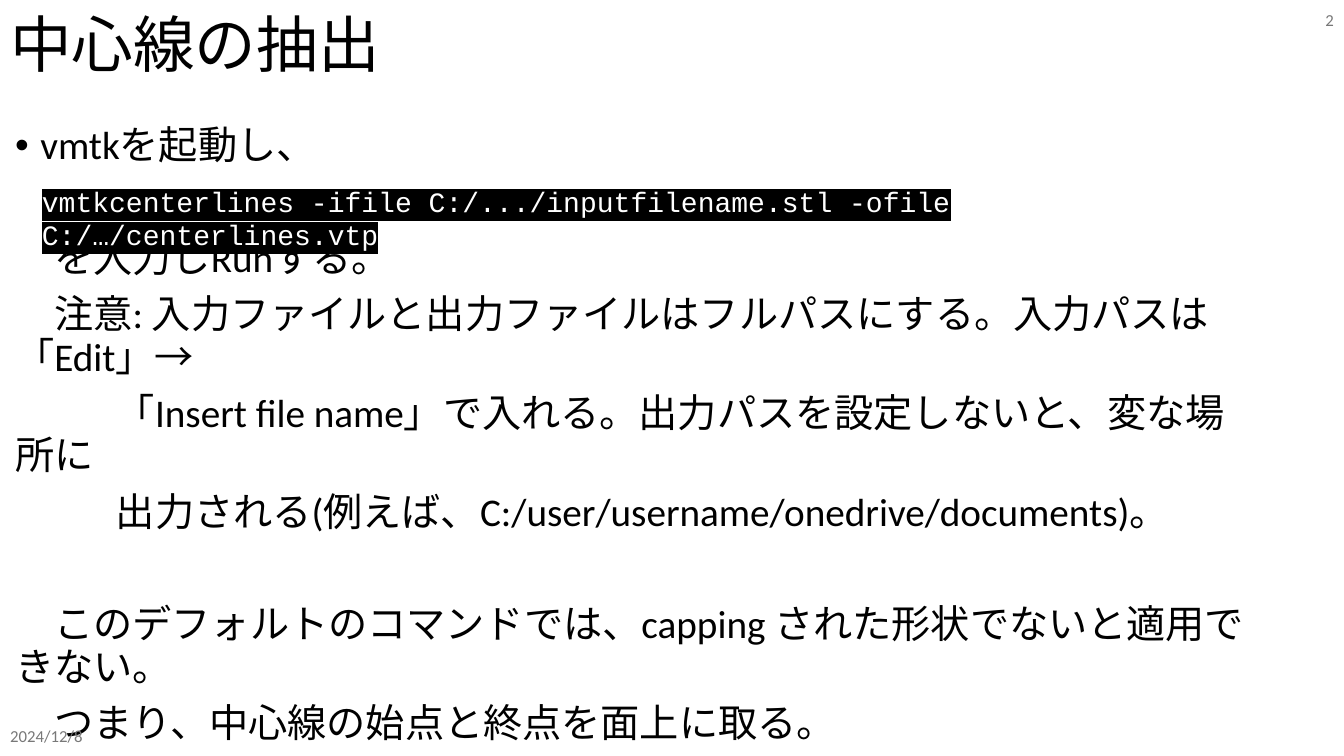
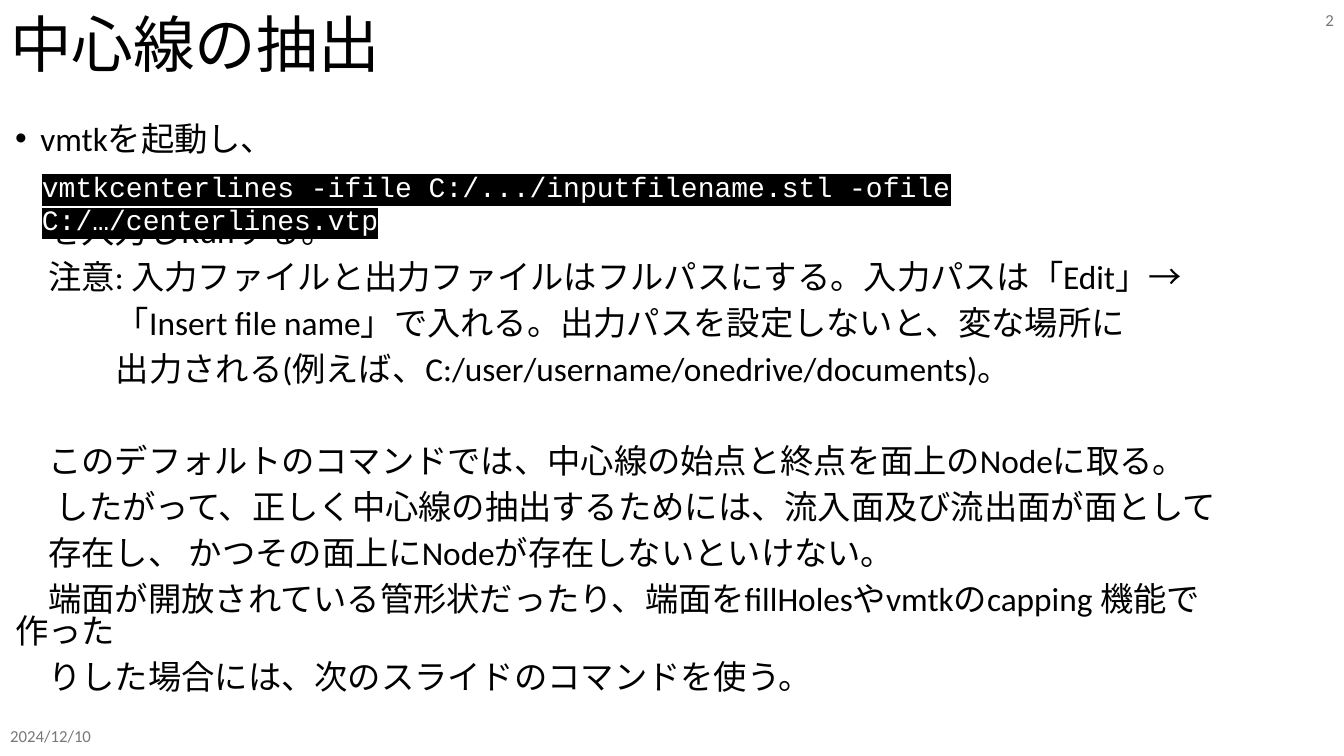
Before and after one commit to tailup7/howtoVM, a slide deck: slide 2 of extractCenterline/usage.pptx. Drawn at 1344x756 pixels with LibreOffice and Linux fonts; fonts in the diff are those of the drawing. Boxes give left, top, right and bottom in pixels: in the first picture for what was removed or moved away, otherwise in the second. Text is boxed around its words. In the diff, an @@ line names an element or a change of style, - is before the commit and + after.

```diff
--- a/extractCenterline/usage.pptx
+++ b/extractCenterline/usage.pptx
@@ text at (40, 124, 1181, 386): size 28 to 23.8 pt in "vmtkを起動し、", "を入力しRunする。", "注意: 入力ファイルと出力ファイルはフルパスにする。入力パスは「Edit」→", "「Insert file name」で入れる。出力パスを設定しないと、変な場所に" and 1 more places; line spacing 0.9 to 0.8 @@
@@ text "vmtkcenterlines -ifile C:/.../inputfilename.stl -ofile C:/…/ ...": place and size @@
-text "vmtkcenterlines -ifile C:/.../inputfilename.stl -ofile C:/…/ ..." at (42, 192, 950, 251)
+text "vmtkcenterlines -ifile C:/.../inputfilename.stl -ofile C:/…/ ..." at (42, 177, 950, 236)
@@ text at (15, 444, 1216, 692): text changed; size 28 to 23.8 pt @@
-このデフォルトのコマンドでは、capping された形状でないと適用できない。
-つまり、中心線の始点と終点を面上に取る。
+このデフォルトのコマンドでは、中心線の始点と終点を面上のNodeに取る。
+したがって、正しく中心線の抽出するためには、流入面及び流出面が面として
+存在し、 かつその面上にNodeが存在しないといけない。
+端面が開放されている管形状だったり、端面をfillHolesやvmtkのcapping 機能で作った
+りした場合には、次のスライドのコマンドを使う。
@@ text at (10, 730, 91, 743): text changed @@
-2024/12/8
+2024/12/10
```
Also in this commit, not shown: 5 other slides changed.
